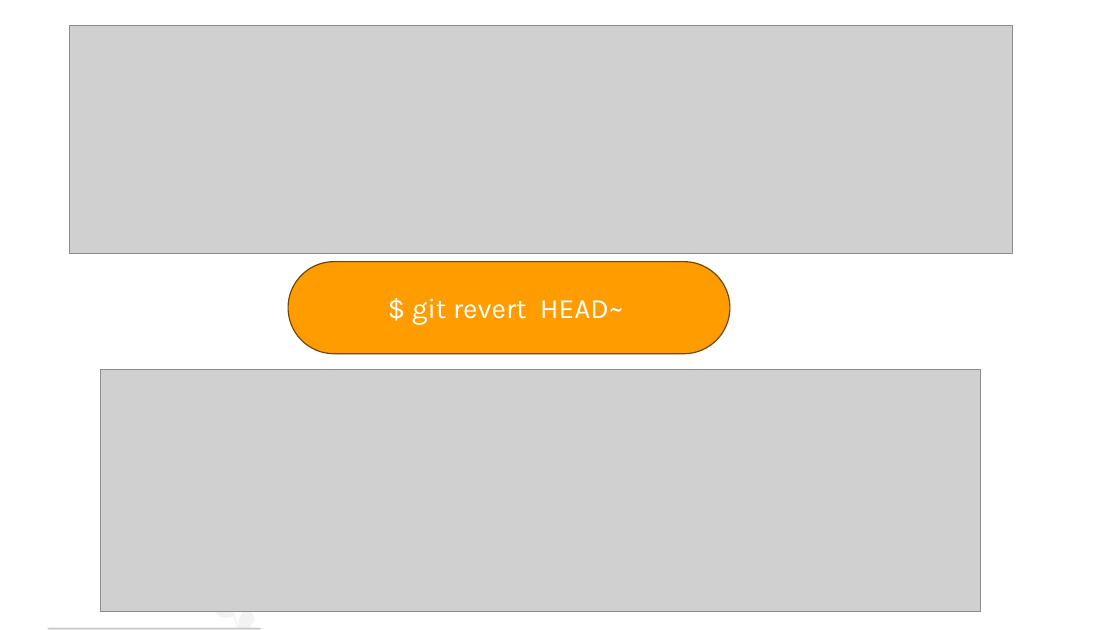
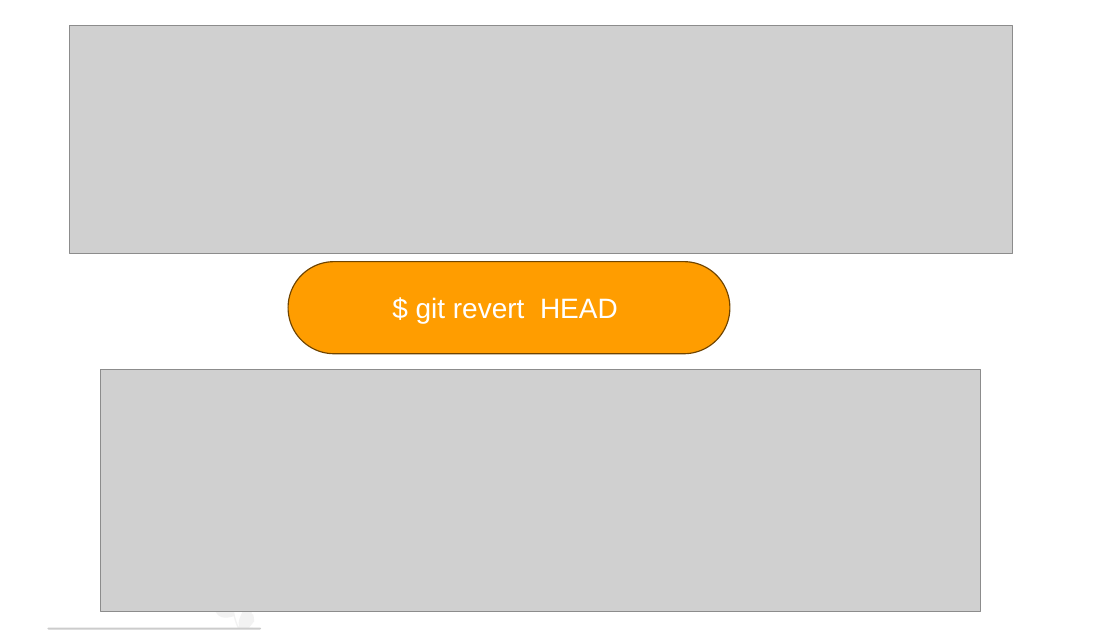
Before and after one commit to AbdessamadAbdaoui/Presentation_Git, a slide deck: slide 15 of presentation_Git.pptx (slide 11 before the commit). Drawn at 1120x630 pixels with LibreOffice and Linux fonts; fonts in the diff are those of the drawing; grey boxes stand for pictures. Boxes give left, top, right and bottom in pixels: in the first picture for what was removed or moved away, otherwise in the second. Text is boxed around its words. In the diff, an @@ line names an element or a change of style, - is before the commit and + after.

```diff
--- a/presentation_Git.pptx
+++ b/presentation_Git.pptx
@@ text in rounded rectangle at (x1=416, y1=297, x2=618, y2=324): text changed; font Karla to Arial @@
-$ git revert HEAD~
+$ git revert HEAD
```
Also in this commit, not shown: 14 other slides changed, 8 slides added, 6 slides removed, 1 other file.
